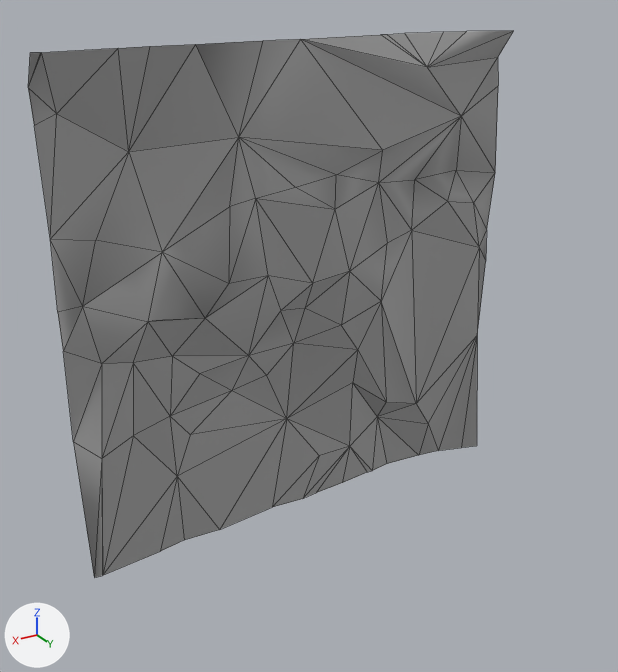
Two versions of the glTF model Rogue-Robots/Assets/Models/ModularBlocks/Wall1.gltf, one commit apart.
Camera for both pictures: a camera (50 mm lens) standing at (4.23, 8.64, 5.6) and looking at (0.22, 1.97, 2.27). The lights are fixed; the arrows at lower left show +X, +Y and +Z. Mesh edges are drawn as thin lines. Vertices at the same position are counted once.

Before the edit, the objects in view are built like this:
```python
me_scene_064 = bpy.data.meshes.new('Scene.064')
me_scene_064.from_pydata(...)  # 98 vertices, 150 faces; spans x -2.5..2.5, y 1.21..1.73, z 0.0..5.0
# faces by material slot: [107, 43]
me_scene_064.materials.append(mat_pp_standard_material_037)  # picture img_pp_color_palette
me_scene_064.materials.append(mat_pp_standard_material_038)  # picture img_pp_color_palette
ob_wall1 = bpy.data.objects.new('Wall1', me_scene_064)
ob_wall1.location = (0.0, 0.0, 0.0)
```
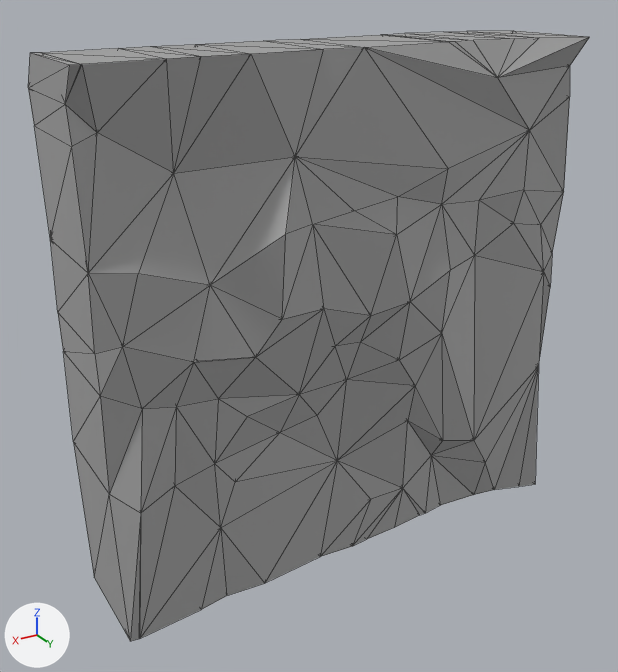
What differs and where, as boxes [x1, y1, x2, y2] in the pictures (618 x 672 px):
'Wall1', reshaped (16% wider, 11% taller): before [28, 31, 513, 578]; after [28, 31, 589, 641]
part 1 of me_scene_064, added: after [28, 31, 589, 641]

Diff of the bpy script that builds the scene:
```diff
--- a/Rogue-Robots/Assets/Models/ModularBlocks/Wall1.gltf.py
+++ b/Rogue-Robots/Assets/Models/ModularBlocks/Wall1.gltf.py
@@ me_scene_064 @@
 # used by ob_wall1; location = (0.0, 0.0, 0.0)
-me_scene_064.from_pydata(...)  # 98 vertices, 150 faces; spans x -2.5..2.5, y 1.21..1.73, z 0.0..5.0
+me_scene_064.from_pydata(...)  # 196 vertices, 906 faces; spans x -2.5..2.5, y 1.21..2.76, z 0.0..5.0
+# me_scene_064 part 1: 98 vertices added at x -2.5..2.5, y 2.24..2.76, z 0.0..5.0
 me_scene_064.materials.append(mat_pp_standard_material_037)
```
